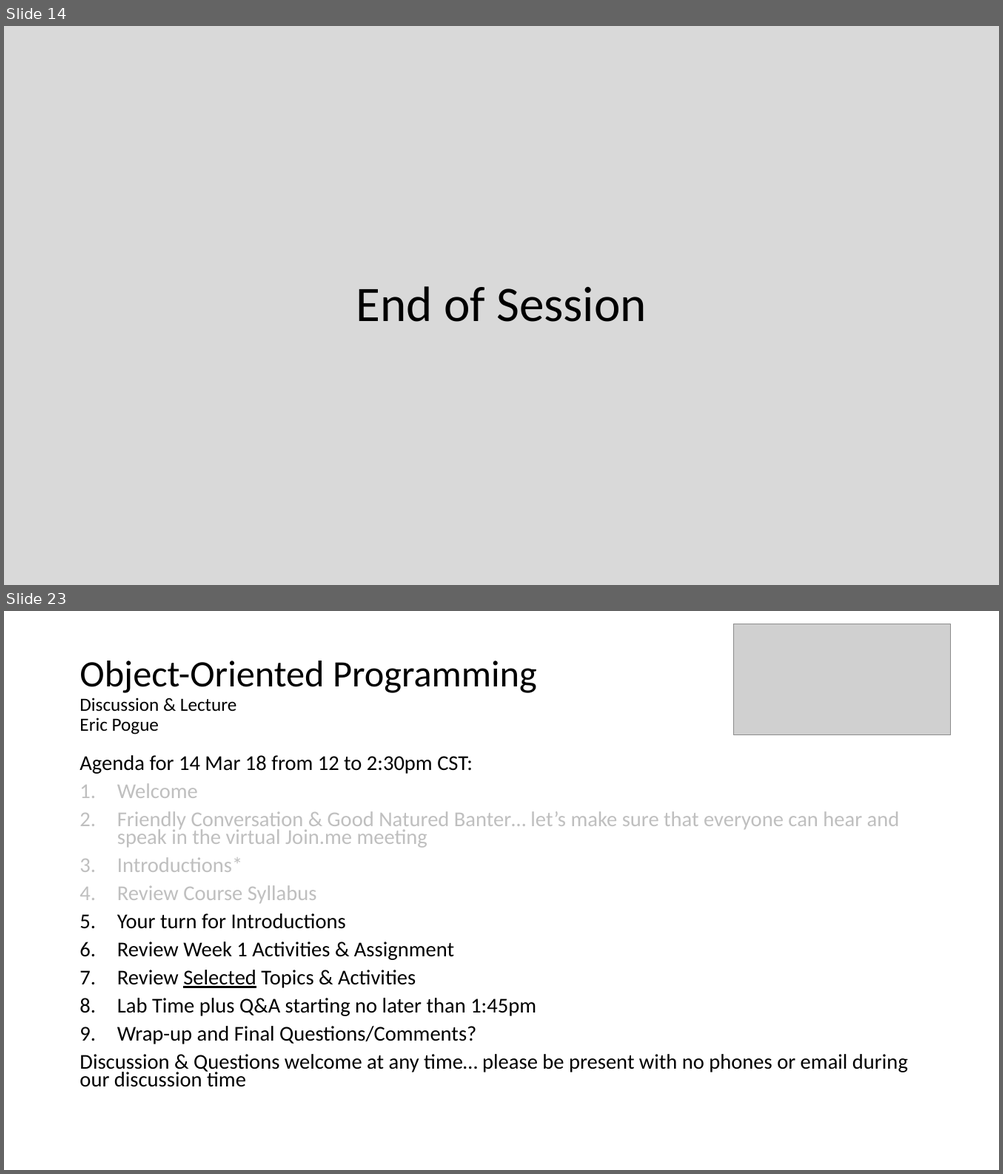
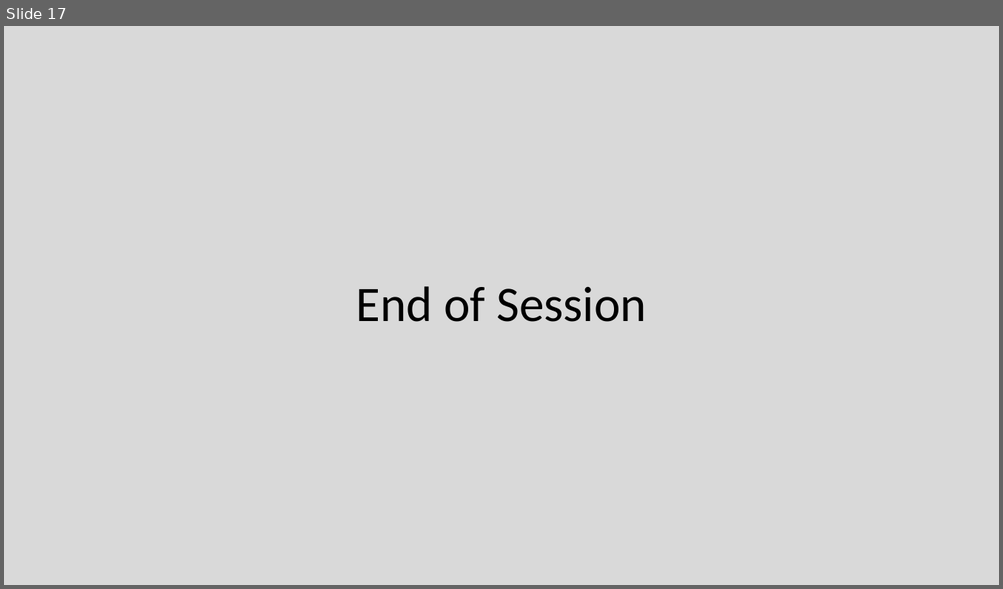
Before and after one commit to jamesbaptiste1/cpsc-24500-2019-01-spring-lt1, a slide deck: lecture-presentations/2019-01-15.pptx. Shown one above the other, each under a label of ours: slides 14 and 23 before the commit, slide 17 after it; the slides between them are not shown. The pictures are 1003x1174 and 1003x589 pixels, drawn with LibreOffice and Linux fonts; fonts in the diff are those of the drawing; grey boxes stand for pictures. Boxes give left, top, right and bottom in pixels: in the first picture for what was removed or moved away, otherwise in the second. Text is boxed around its words. In the diff, an @@ line names an element or a change of style, - is before the commit and + after.

```diff
--- a/lecture-presentations/2019-01-15.pptx
+++ b/lecture-presentations/2019-01-15.pptx
@@ slide 23 removed at (4, 611, 999, 1170), background #FFFFFF @@
@@ picture removed at (734, 624, 950, 735) @@
@@ title removed at (79, 661, 537, 735) @@
-Object-Oriented Programming
-Discussion & Lecture
-Eric Pogue
@@ text removed at (79, 755, 908, 1088) @@
-Agenda for 14 Mar 18 from 12 to 2:30pm CST:
-1. Welcome
-2. Friendly Conversation & Good Natured Banter… let’s make sure that everyone can hear and speak in the virtual Join.me meeting
-3. Introductions*
-4. Review Course Syllabus
-5. Your turn for Introductions
-6. Review Week 1 Activities & Assignment
-7. Review Selected Topics & Activities
-8. Lab Time plus Q&A starting no later than 1:45pm
-9. Wrap-up and Final Questions/Comments?
-Discussion & Questions welcome at any time… please be present with no phones or email during our discussion time
@@ what was slide 14 is now slide 17 @@
```
Also in this commit, not shown: 3 slides changed, 1 slide added, 18 other slides removed.
